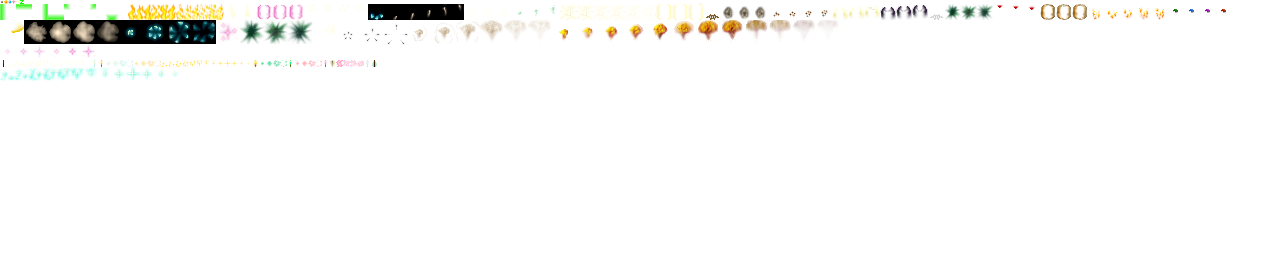
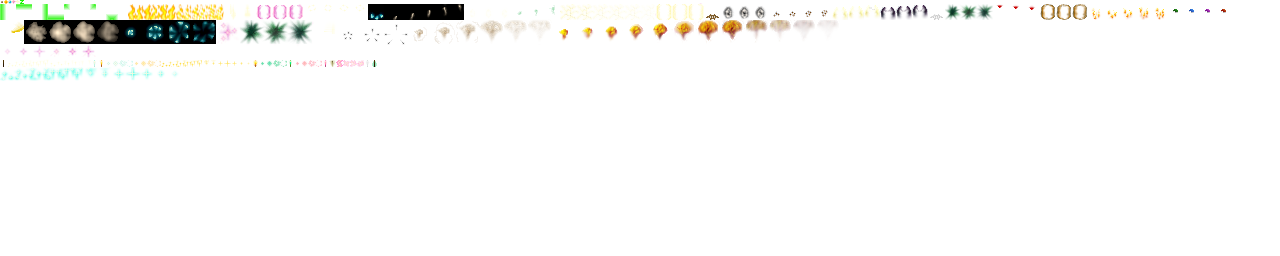
The second w=1280, h=256 image is a revision of the first. Changes to its layers:
painted on "Background" over (723, 6, 766, 20)
